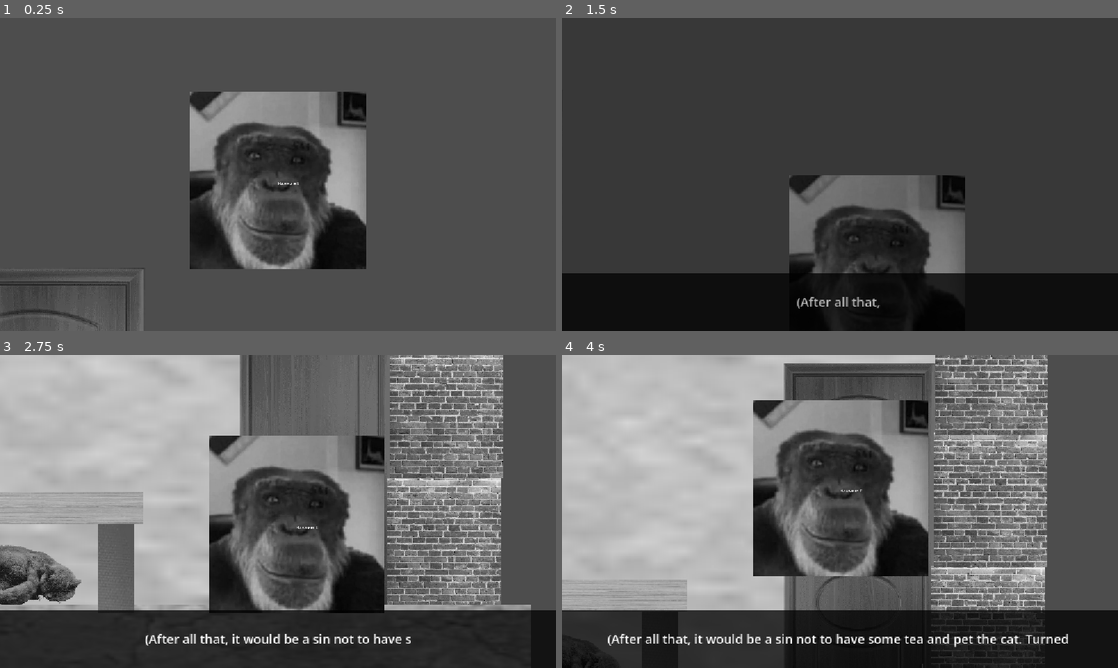
Above: before the commit, frames 1-4 (two rows, left to right).
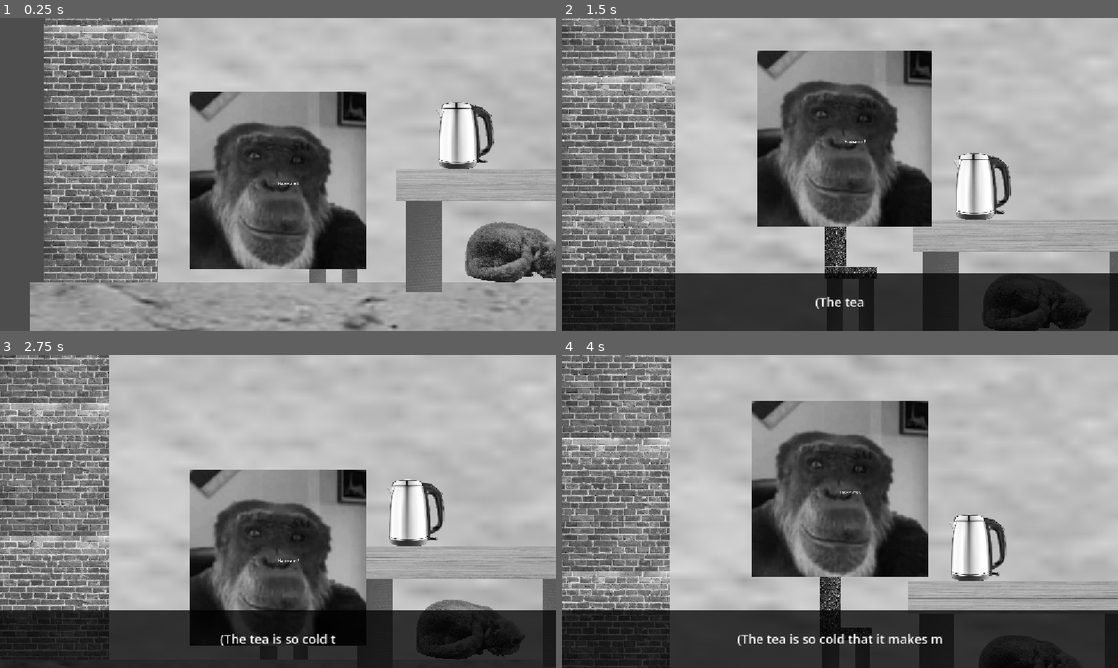
Above: after the commit, the same moments.

Repository: JustMan444/Game
Game: Godot game, scene res://scenes/будка_охраны.tscn
Two runs of this game, one before a commit and one after it. Both use one fixed random seed, a clock stepped at 60 frames per second and the inputs below. Before the commit the project starts from res://scenes/улица.tscn. Sound files missing from this copy of the repository are replaced by a short silence.
Inputs (mouse positions are in pixels of both pictures, inside the frame that each line leads up to):
- Up to frame 1 (0.25 s): no input
- Up to frame 2 (1.5 s): tap Enter (ui_accept) at 0.5 s; move the mouse to (962, 158) at 0.52 s; hold D (move_right) 0.53-1.28 s; tap E (interact) at 0.6 s; click (962, 158) at 0.67 s; tap Space (jump) at 0.77 s; move the mouse to (812, 174) at 1.27 s; hold W (move_forward) from 1.28 s (still down); tap 1 at 1.35 s
- Up to frame 3 (2.75 s): keep holding W (move_forward); tap Space (jump) at 1.52 s; move the mouse to (289, 505) at 2.02 s; tap 2 at 2.1 s
- Up to frame 4 (4 s): keep holding W (move_forward); move the mouse to (834, 517) at 2.77 s; tap 3 at 2.85 s; click (834, 517) at 2.92 s; tap Space (jump) at 3.02, 3.77 s; move the mouse to (878, 514) at 3.52 s; tap C at 3.6 s

The runs differ from the first frame. In frame 1, 66% of the frame differs, in the area x 0-100%, y 0-100%; in frame 2, 84%; in frame 3, 62%; in frame 4, 51%.

Commit message:
Официальный тест демо версия готова
Е БОЙ!

Diff:
--- a/project.godot
+++ b/project.godot
@@ -11,7 +11,7 @@
 [application]
 
 config/name="Game for Game jam"
-run/main_scene="uid://cbuqd4mgo5oup"
+run/main_scene="uid://de1p8gl7bk5fa"
 config/features=PackedStringArray("4.7", "GL Compatibility")
 config/icon="res://icon.svg"
 
--- a/scenes/Coffee.gd
+++ b/scenes/Coffee.gd
@@ -20,11 +20,13 @@
 	# 2. ВКЛЮЧАЕМ ЗВУК ЧАЙНИКА
 	var kettle_audio = AudioStreamPlayer.new()
 	add_child(kettle_audio)
+	MusicManager.final_volume_db = 3
 	MusicManager.play_special_song("res://assets/audio/Унесенные Ветром - Какао (hitmos.fm).mp3")
 	kettle_audio.stream = load("res://assets/audio/the-electric-kettle-boils (mp3cut.net).mp3") # Твой путь к звуку чайника!
 	if kettle_audio.stream:
 		kettle_audio.volume_db = -5.0
 		kettle_audio.play()
+
 
 	# 3. ВОЗВРАТ ЦВЕТОВ И УБОРКА КРАСНОТЫ (плавно за 4 секунды)
 	if ShaderManager.has_method("fade_desaturation"):
@@ -46,10 +48,10 @@
 	var camera = get_tree().current_scene.find_child("Camera2D", true, false) as Camera2D
 
 	# === ТВОЙ И jasudas ГЛУБОКИЙ ФИНАЛЬНЫЙ ТЕКСТ ПОД СВИСТ ЧАЙНИКА ===
-	Subtitle.show_text("You open the door and step inside. The cold, heavy night remains outside.")
+	Subtitle.show_text("(Maybe I didn't make such a bad choice after all... it's cozy and peaceful here, and they'll even give me a pay raise!)")
 	await Subtitle.text_finished
 
-	Subtitle.show_text("The kettle is already boiling, filling the small booth with warm steam.")
+	Subtitle.show_text("The kettle is boiling. Hot steam rises to the ceiling, warming you up on this cold winter evening.")
 	await Subtitle.text_finished
 
 	# ШАГ 1: КОТИК ПРЫГАЕТ НА СТОЛ!
--- a/scenes/finaling.gd
+++ b/scenes/finaling.gd
@@ -64,6 +64,7 @@
 	await Subtitle.text_finished
 	Subtitle.show_text("To be continued...")
 	await Subtitle.text_finished
+	GameManager.switch_to_scene("res://scenes/credits.tscn")
 
 	# Возвращаем камеру игроку перед перезагрузкой
 	if camera:
--- a/scenes/objects/player_2d.tscn
+++ b/scenes/objects/player_2d.tscn
@@ -11,7 +11,7 @@
 
 [node name="Player2D" type="CharacterBody2D" unique_id=186757084]
 script = ExtResource("1_itixg")
-speed = 1000.0
+speed = 600.0
 jump_velocity = -1000.0
 
 [node name="Sprite" type="Sprite2D" parent="." unique_id=1531746195]
--- a/scenes/why.gd
+++ b/scenes/why.gd
@@ -23,24 +23,24 @@
 	ShaderManager.fade_insanity(0.1, 1.0)
 
 	# Твой диалог
-	#Subtitle.show_text("Greetings, traveler. Where are you heading?")
-	#await Subtitle.text_finished
-	#Subtitle.show_text("Who are you?")
-	#await Subtitle.text_finished
-	#Subtitle.show_text("Can't you see?")
-	#await Subtitle.text_finished
-	#Subtitle.show_text("(Maybe because of my colorblindness I can't see him clearly...)")
-	#await Subtitle.text_finished
-	#Subtitle.show_text("No, no, I see you! I'm just heading home. Where are you going?")
-	#await Subtitle.text_finished
-	#Subtitle.show_text("I am heading home too. It looks like we're taking the same path, let's walk together.")
-	#await Subtitle.text_finished
-	#Subtitle.show_text("(Of course I'd rather be alone, but I'd better agree just to be polite.)")
-	#await Subtitle.text_finished
-	#Subtitle.show_text("Yeah, of course.")
-	#await Subtitle.text_finished
-	#Subtitle.show_text("(This is strange... how does he know that I'm heading home? But whatever.)")
-	#await Subtitle.text_finished
+	Subtitle.show_text("Greetings, traveler. Where are you heading?")
+	await Subtitle.text_finished
+	Subtitle.show_text("Who are you?")
+	await Subtitle.text_finished
+	Subtitle.show_text("Can't you see?")
+	await Subtitle.text_finished
+	Subtitle.show_text("(Maybe because of my colorblindness I can't see him clearly...)")
+	await Subtitle.text_finished
+	Subtitle.show_text("No, no, I see you! I'm just heading home. Where are you going?")
+	await Subtitle.text_finished
+	Subtitle.show_text("I am heading home too. It looks like we're taking the same path, let's walk together.")
+	await Subtitle.text_finished
+	Subtitle.show_text("(Of course I'd rather be alone, but I'd better agree just to be polite.)")
+	await Subtitle.text_finished
+	Subtitle.show_text("Yeah, of course.")
+	await Subtitle.text_finished
+	Subtitle.show_text("(This is strange... how does he know that I'm heading home? But whatever.)")
+	await Subtitle.text_finished
 
 	player.set_physics_process(true)
 
--- a/scripts/Global_Vars.gd
+++ b/scripts/Global_Vars.gd
@@ -17,4 +17,4 @@
 var bug_portal_used1: bool = false
 var why: bool = false
 var whyr: bool = false
-var isFinal: bool = true
+var isFinal: bool = false
--- a/scripts/Music_Manager.gd
+++ b/scripts/Music_Manager.gd
@@ -1,6 +1,8 @@
 extends Node
 
+@export var bg_volume_db: float = -17.0
 @export var final_volume_db: float = -10.0
+
 var music_player: AudioStreamPlayer = null
 var playlist: Array[String] = [
 	"res://assets/audio/kevin-macleod-horizon.mp3",
@@ -37,7 +39,7 @@
 
 	if track:
 		music_player.stream = track
-		music_player.volume_db = -17.0
+		music_player.volume_db = bg_volume_db
 
 		if music_player.stream.has_method("set_loop"):
 			music_player.stream.set_loop(false)
@@ -86,3 +88,11 @@
 func resume():
 	if music_player and music_player.stream:
 		music_player.play()
+
+func set_bg_volume(value_db: float):
+	if music_player and not is_final_credits:
+		music_player.volume_db = value_db
+
+func set_final_volume(value_db: float):
+	if music_player and is_final_credits:
+		music_player.volume_db = value_db
